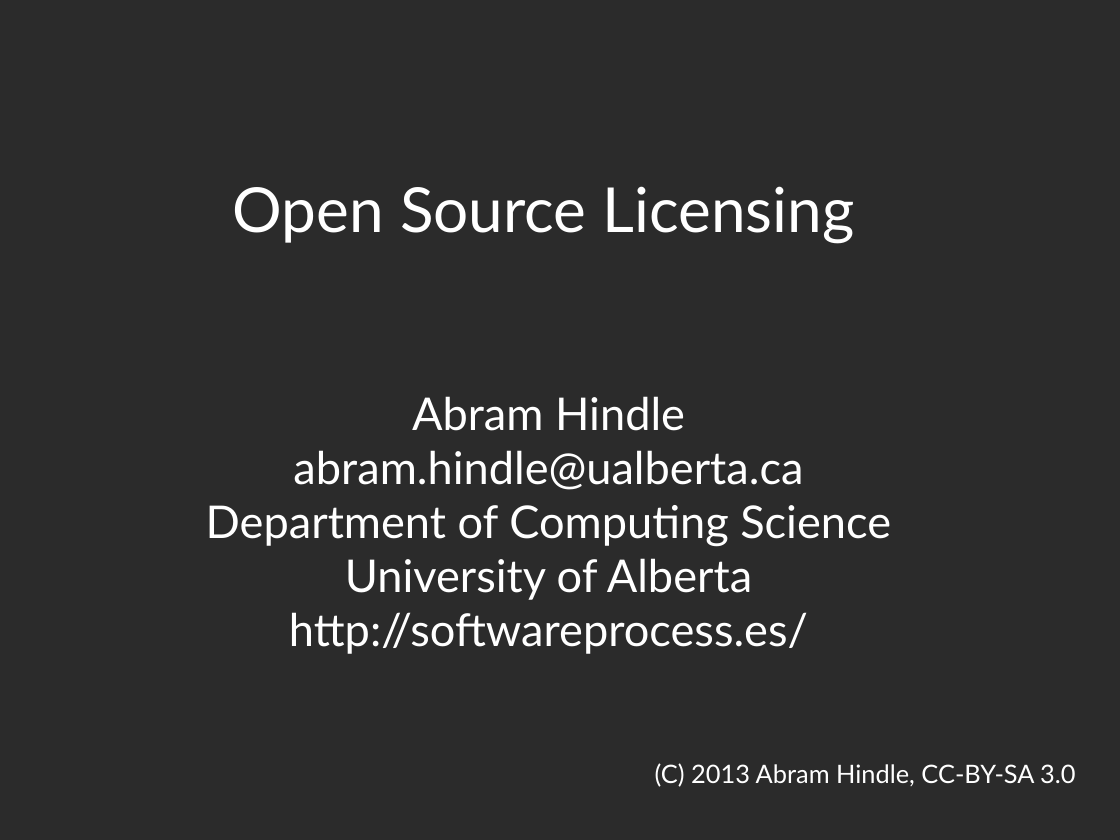
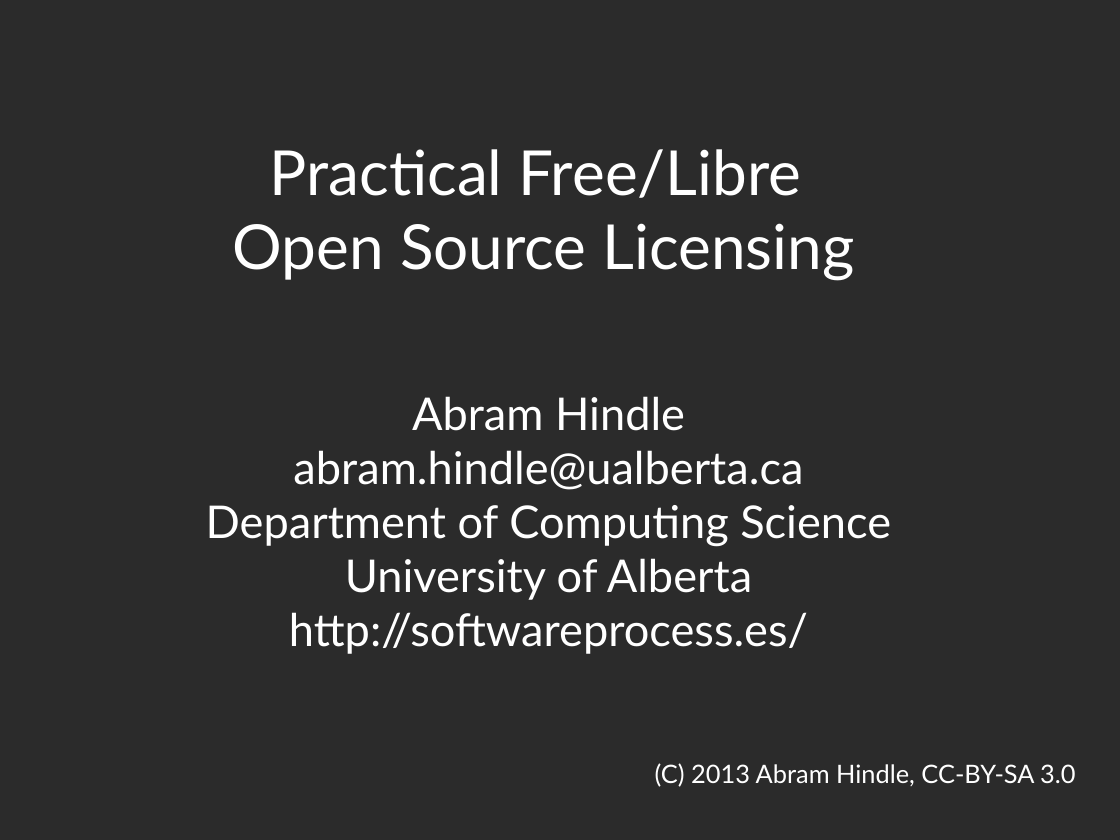
Before and after one commit to abramhindle/floss-licensing-talk, a slide deck: slide 1 of license-talk.odp. Drawn at 1120x840 pixels with LibreOffice and Linux fonts; fonts in the diff are those of the drawing; background and template pictures are left out; a plain dark background stands for a picture behind light text. Boxes give left, top, right and bottom in pixels: in the first picture for what was removed or moved away, otherwise in the second. Text is boxed around its words. In the diff, an @@ line names an element or a change of style, - is before the commit and + after.

```diff
--- a/license-talk.odp
+++ b/license-talk.odp
@@ title at <box>233,149,854,281</box>: text changed @@
-Open Source Licensing
+Practical Free/Libre
+Open Source Licensing
```
Also in this commit, not shown: 1 other file.
